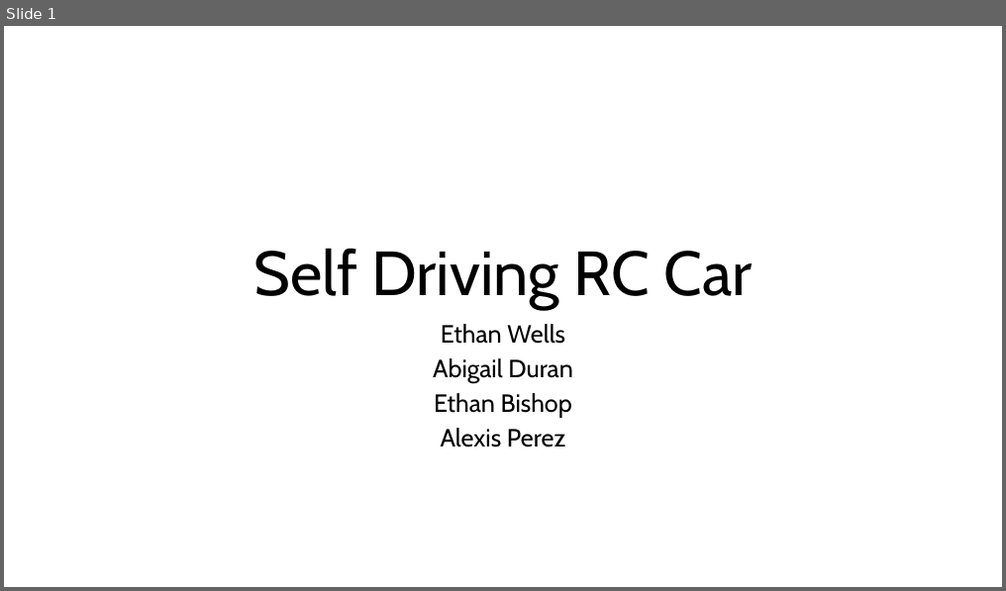
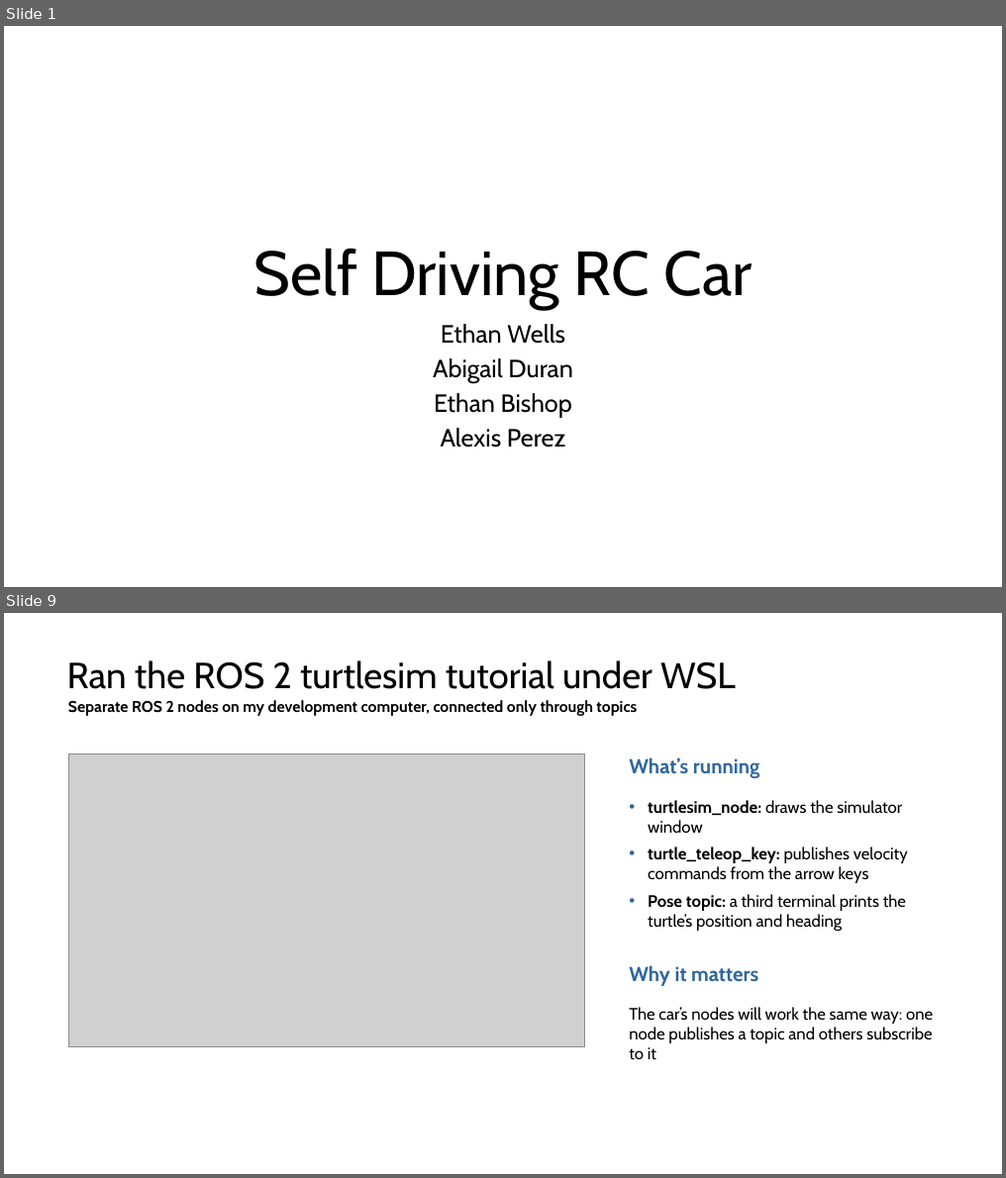
Before and after one commit to EthanWellsSr/BuggyBot, a slide deck: Weekly Reports/Self-Driving-RC-Car.pptx. Shown one above the other, each under a label of ours: slide 1 before the commit, slides 1 and 9 after it; the slides between them are not shown. The pictures are 1006x591 and 1006x1178 pixels, drawn with LibreOffice and Linux fonts; fonts in the diff are those of the drawing; grey boxes stand for pictures. Boxes give left, top, right and bottom in pixels: in the first picture for what was removed or moved away, otherwise in the second. Text is boxed around its words. In the diff, an @@ line names an element or a change of style, - is before the commit and + after.

```diff
--- a/Weekly Reports/Self-Driving-RC-Car.pptx
+++ b/Weekly Reports/Self-Driving-RC-Car.pptx
@@ slide 9 added at [4,613,1002,1174], background #FFFFFF @@
@@ title added at [67,661,736,689], 35 pt, text #000000 @@
+Ran the ROS 2 turtlesim tutorial under WSL
@@ text added at [68,700,637,716], 15 pt, text #000000, bold @@
+Separate ROS 2 nodes on my development computer, connected only through topics
@@ picture added at [68,754,585,1047] @@
@@ text added at [629,758,759,778], 19.5 pt, text #30669D, bold @@
+What’s running
@@ text added at [648,800,908,931], 16 pt, text #000000 @@
+• turtlesim_node: draws the simulator window
+• turtle_teleop_key: publishes velocity commands from the arrow keys
+• Pose topic: a third terminal prints the turtle’s position and heading
@@ text added at [629,965,758,986], 19.5 pt, text #30669D, bold @@
+Why it matters
@@ text added at [629,1007,933,1060], 16 pt, text #000000 @@
+The car’s nodes will work the same way: one node publishes a topic and others subscribe to it
```
Also in this commit, not shown: 3 slides changed, 7 other slides added, 10 slides removed.
